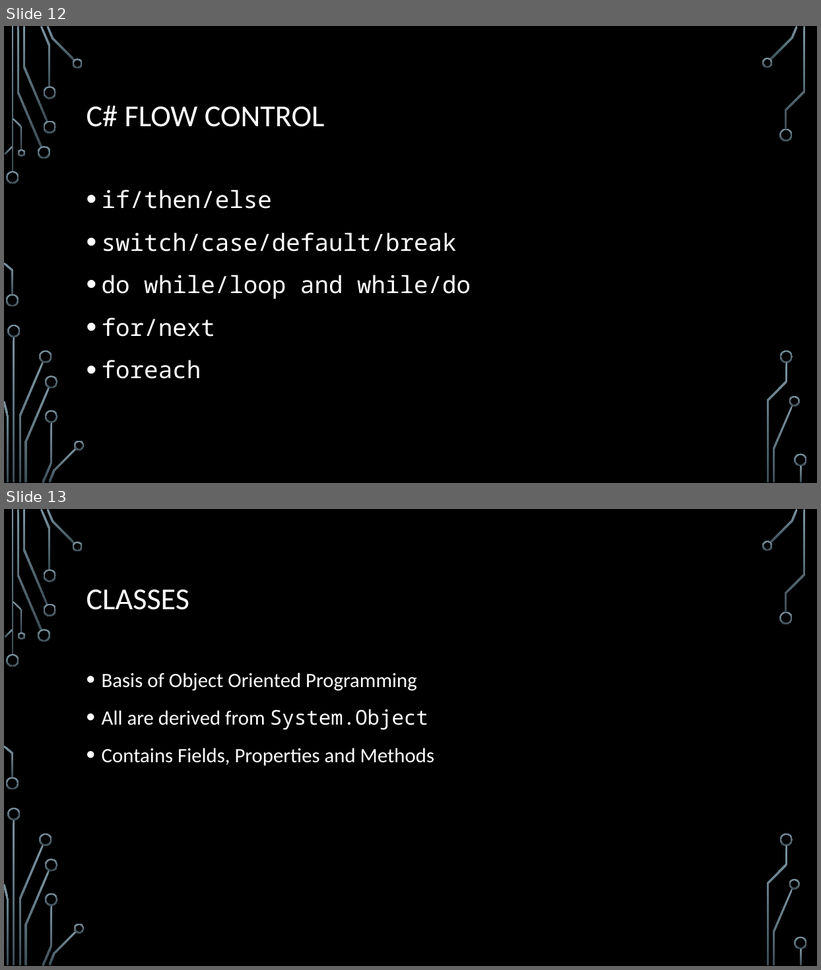
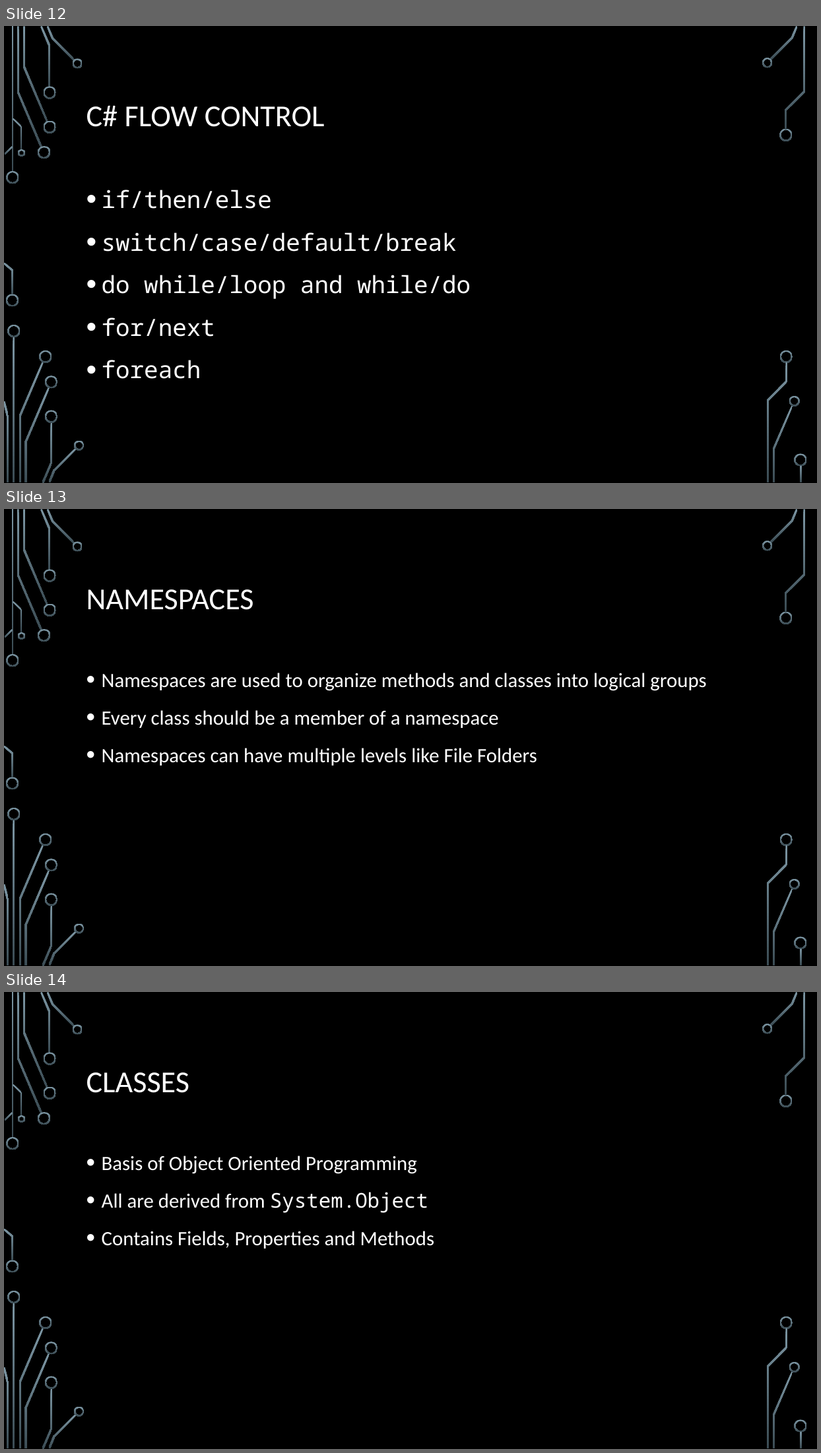
Before and after one commit to kateract/CSharpTutorial, a slide deck: Lesson 1/Introduction to C#.pptx. Shown one above the other, each under a label of ours: slides 12 and 13 before the commit, slides 12, 13 and 14 after it. The pictures are 821x970 and 821x1453 pixels, drawn with LibreOffice and Linux fonts; fonts in the diff are those of the drawing; background and template pictures are left out. Boxes give left, top, right and bottom in pixels: in the first picture for what was removed or moved away, otherwise in the second. Text is boxed around its words. In the diff, an @@ line names an element or a change of style, - is before the commit and + after.

```diff
--- a/Lesson 1/Introduction to C#.pptx
+++ b/Lesson 1/Introduction to C#.pptx
@@ slide 13 added at <box>4,509,817,966</box>, background picture (left out); not listed: 36 template elements that a slide beside it also shows @@
@@ title added at <box>86,590,254,610</box>, 36 pt, text #FFFFFF @@
+NAMESPACES
@@ text added at <box>102,673,706,766</box>, 24 pt, text #FFFFFF @@
+• Namespaces are used to organize methods and classes into logical groups
+• Every class should be a member of a namespace
+• Namespaces can have multiple levels like File Folders
@@ what was slide 13 is now slide 14 @@
```
Also in this commit, not shown: 4 slides changed, 12 other files.
